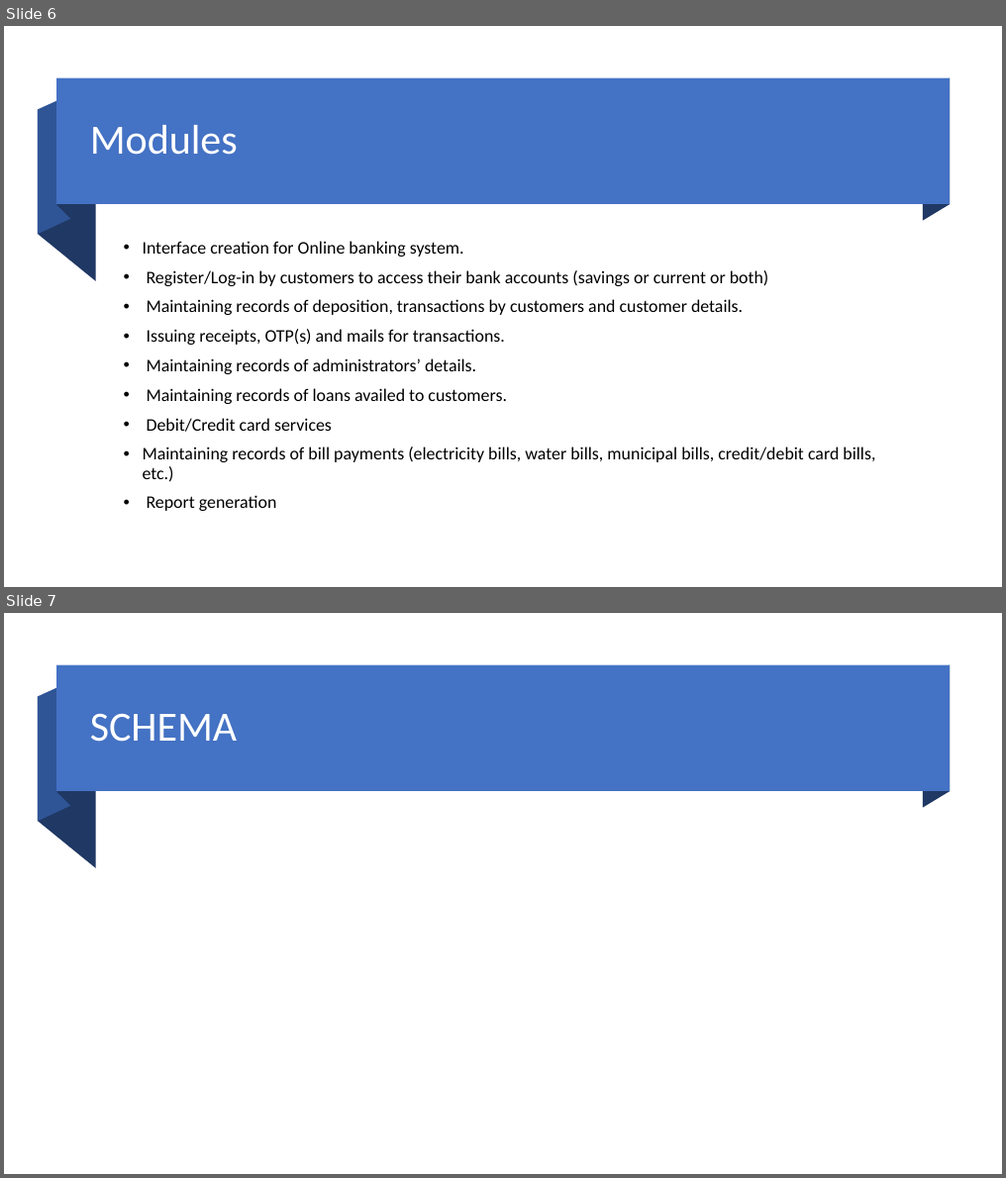
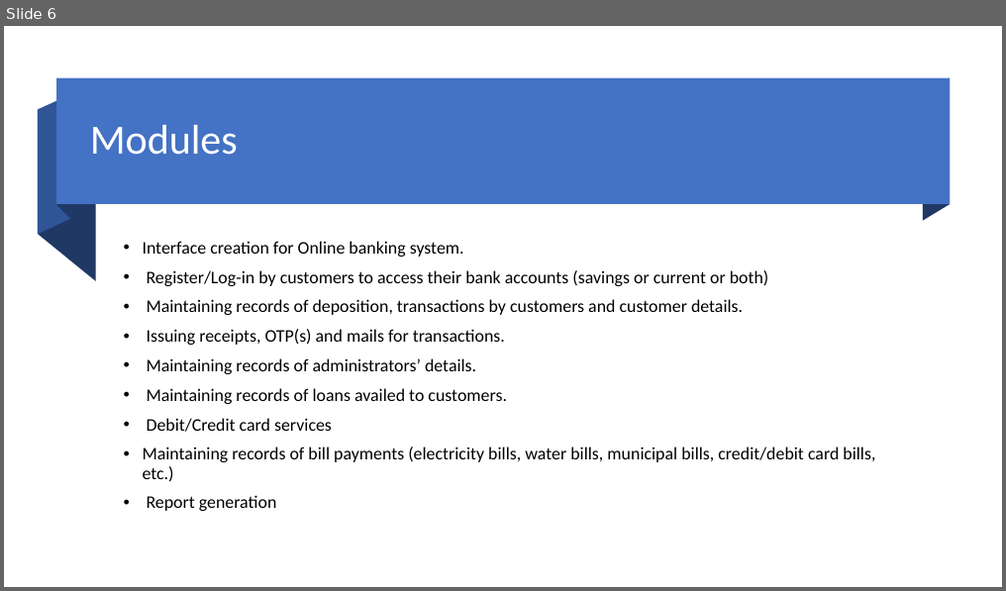
Before and after one commit to tejaswiniBoyapati/DBMS-Online-Banking-System, a slide deck: Group2_REVIEW01.pptx. Shown one above the other, each under a label of ours: slides 6 and 7 before the commit, slide 6 after it. The pictures are 1006x1178 and 1006x591 pixels, drawn with LibreOffice and Linux fonts; fonts in the diff are those of the drawing. Boxes give left, top, right and bottom in pixels: in the first picture for what was removed or moved away, otherwise in the second. Text is boxed around its words. In the diff, an @@ line names an element or a change of style, - is before the commit and + after.

```diff
--- a/Group2_REVIEW01.pptx
+++ b/Group2_REVIEW01.pptx
@@ slide 7 removed at (4, 613, 1002, 1174), background #FFFFFF @@
@@ rectangle removed at (56, 665, 949, 792) @@
@@ freeform shape removed at (57, 665, 70, 805) @@
@@ freeform shape removed at (923, 665, 949, 808) @@
@@ freeform shape removed at (38, 697, 96, 868) @@
@@ freeform shape removed at (38, 682, 70, 822) @@
@@ title removed at (90, 714, 237, 742) @@
-SCHEMA
```
Also in this commit, not shown: 1 slide added, 1 other slide removed.
